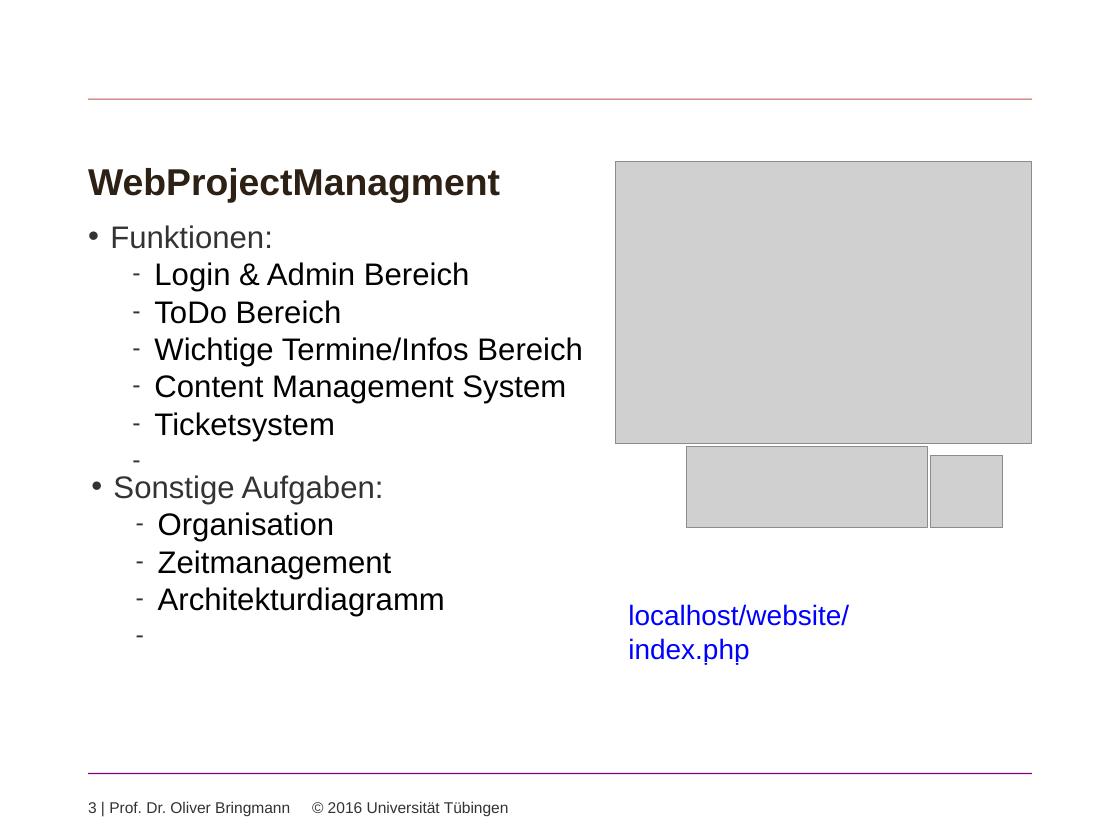
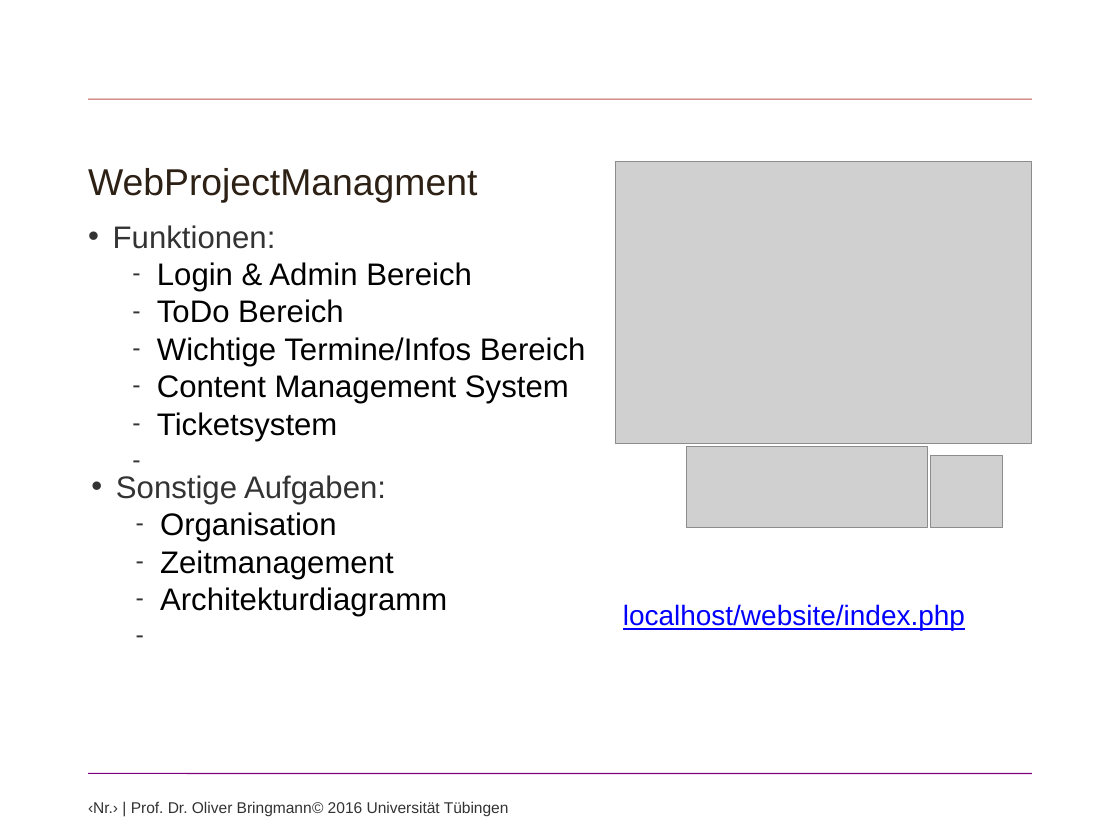
Before and after one commit to speedbyte/ProjectManagement, a slide deck: slide 3 of TeamWebProjectManagement/Praesentation/ProgrammierprojektSS2016.pptx. Drawn at 1120x840 pixels with LibreOffice and Linux fonts; fonts in the diff are those of the drawing; grey boxes stand for pictures; background and template pictures are left out. Boxes give left, top, right and bottom in pixels: in the first picture for what was removed or moved away, otherwise in the second. Text is boxed around its words. In the diff, an @@ line names an element or a change of style, - is before the commit and + after.

```diff
--- a/TeamWebProjectManagement/Praesentation/ProgrammierprojektSS2016.pptx
+++ b/TeamWebProjectManagement/Praesentation/ProgrammierprojektSS2016.pptx
@@ text "WebProjectManagment" at (88,168,477,203): bold off @@
@@ text "Funktionen:" at (113,225,586,441): indent changed @@
@@ text "Sonstige Aufgaben:" at (116,475,447,616): indent changed @@
@@ text "localhost/website/index.php" rewrapped from (628,604,849,664) to (623,604,965,631) @@
@@ text at (88,801,509,817): text changed @@
-3 | Prof. Dr. Oliver Bringmann © 2016 Universität Tübingen
+‹Nr.› | Prof. Dr. Oliver Bringmann © 2016 Universität Tübingen
```
Also in this commit, not shown: 26 other slides changed, 6 slides added, 1 slide removed, 9 other files.
